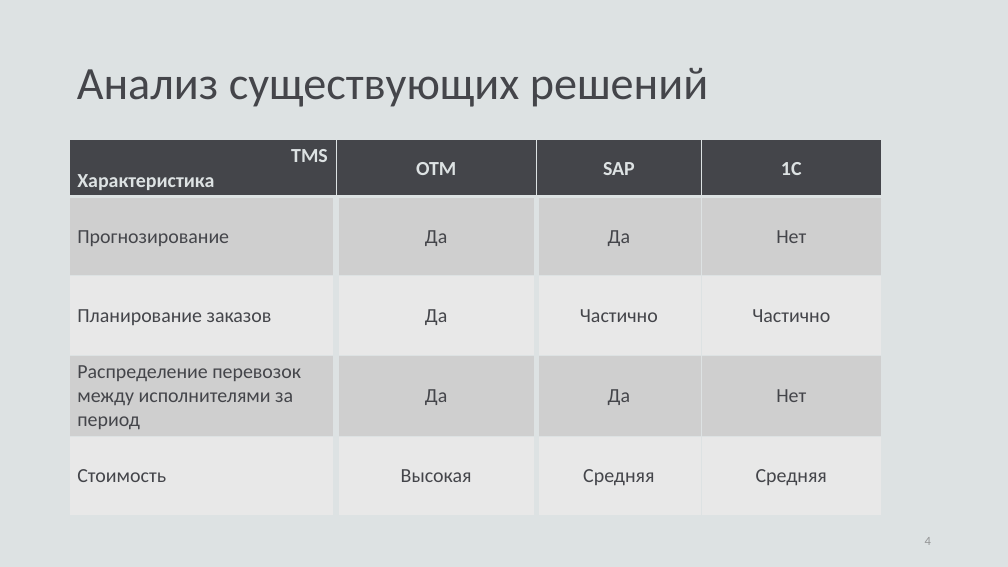
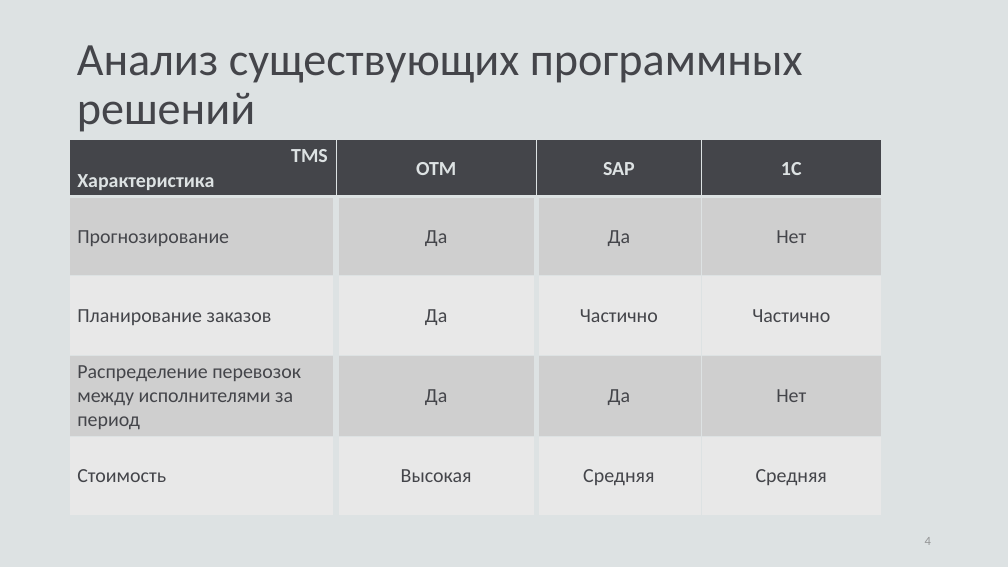
Before and after one commit to fairay/BachelorDiploma, a slide deck: slide 4 of presentation.pptx. Drawn at 1008x567 pixels with LibreOffice and Linux fonts; fonts in the diff are those of the drawing. Boxes give left, top, right and bottom in pixels: in the first picture for what was removed or moved away, otherwise in the second. Text is boxed around its words. In the diff, an @@ line names an element or a change of style, - is before the commit and + after.

```diff
--- a/presentation.pptx
+++ b/presentation.pptx
@@ title at <box>77,45,803,132</box>: text changed @@
-Анализ существующих решений
+Анализ существующих программных решений
```
Also in this commit, not shown: 3 other slides changed, 10 other files.
